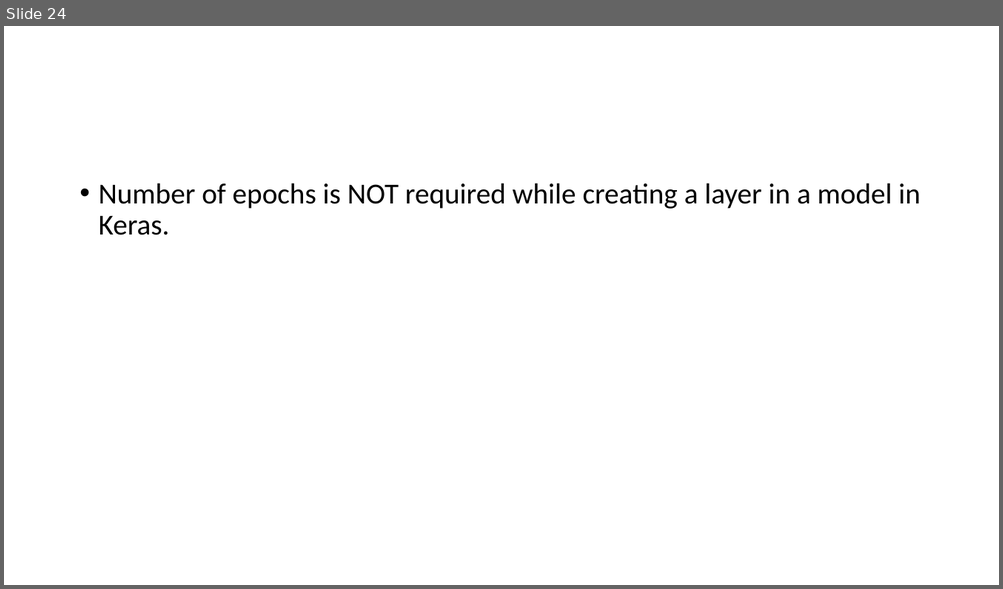
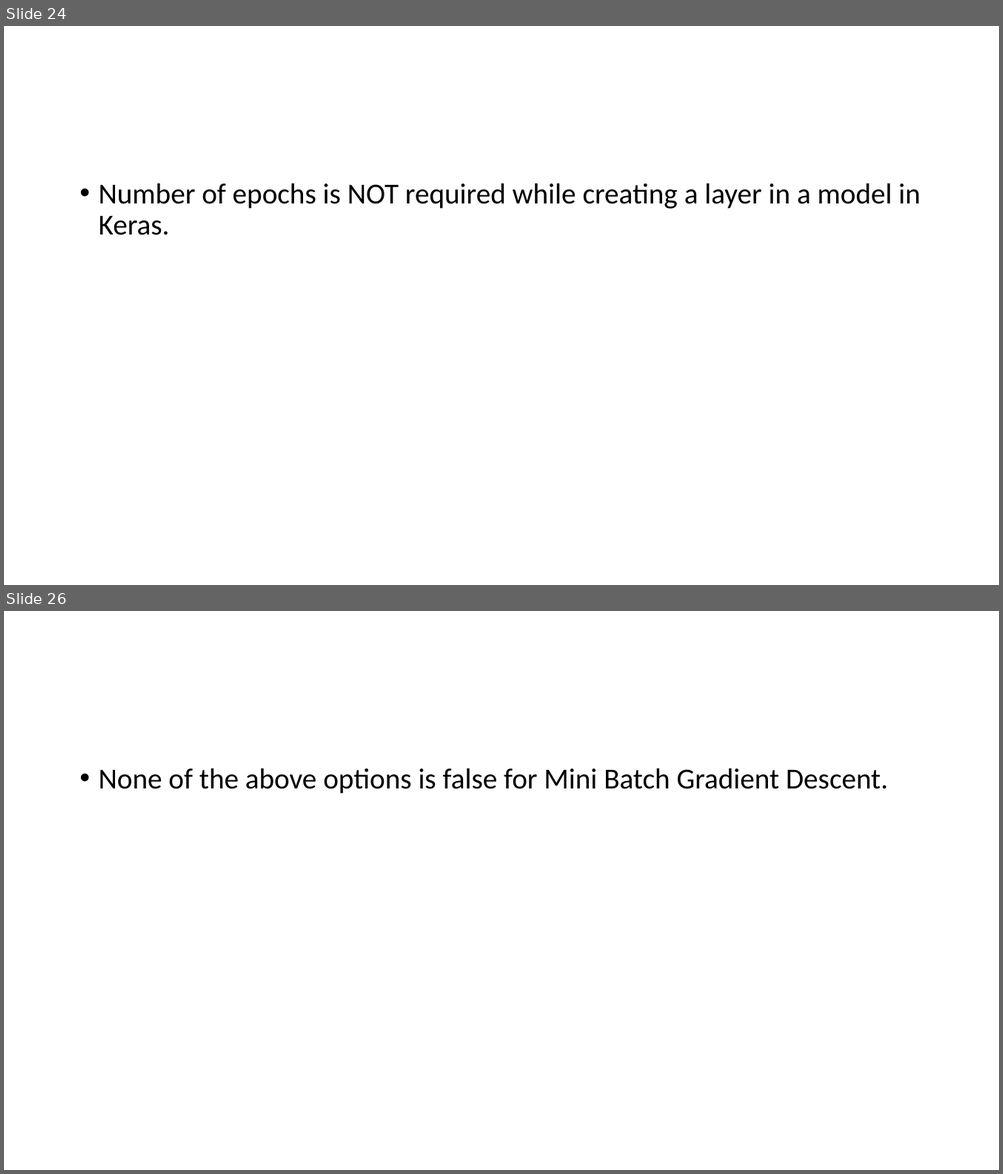
Before and after one commit to Saira55/Machine-Learning-Multiple-Choice-Questions, a slide deck: Machine Learning Quiz Question.pptx. Shown one above the other, each under a label of ours: slide 24 before the commit, slides 24 and 26 after it; the slides between them are not shown. The pictures are 1003x589 and 1003x1174 pixels, drawn with LibreOffice and Linux fonts; fonts in the diff are those of the drawing. Boxes give left, top, right and bottom in pixels: in the first picture for what was removed or moved away, otherwise in the second. Text is boxed around its words. In the diff, an @@ line names an element or a change of style, - is before the commit and + after.

```diff
--- a/Machine Learning Quiz Question.pptx
+++ b/Machine Learning Quiz Question.pptx
@@ slide 26 added at (x1=4, y1=611, x2=999, y2=1170), background #FFFFFF @@
@@ text added at (x1=99, y1=768, x2=888, y2=794), 28 pt, text #000000 @@
+• None of the above options is false for Mini Batch Gradient Descent.
```
Also in this commit, not shown: 1 other slide added, 2 slides removed.
